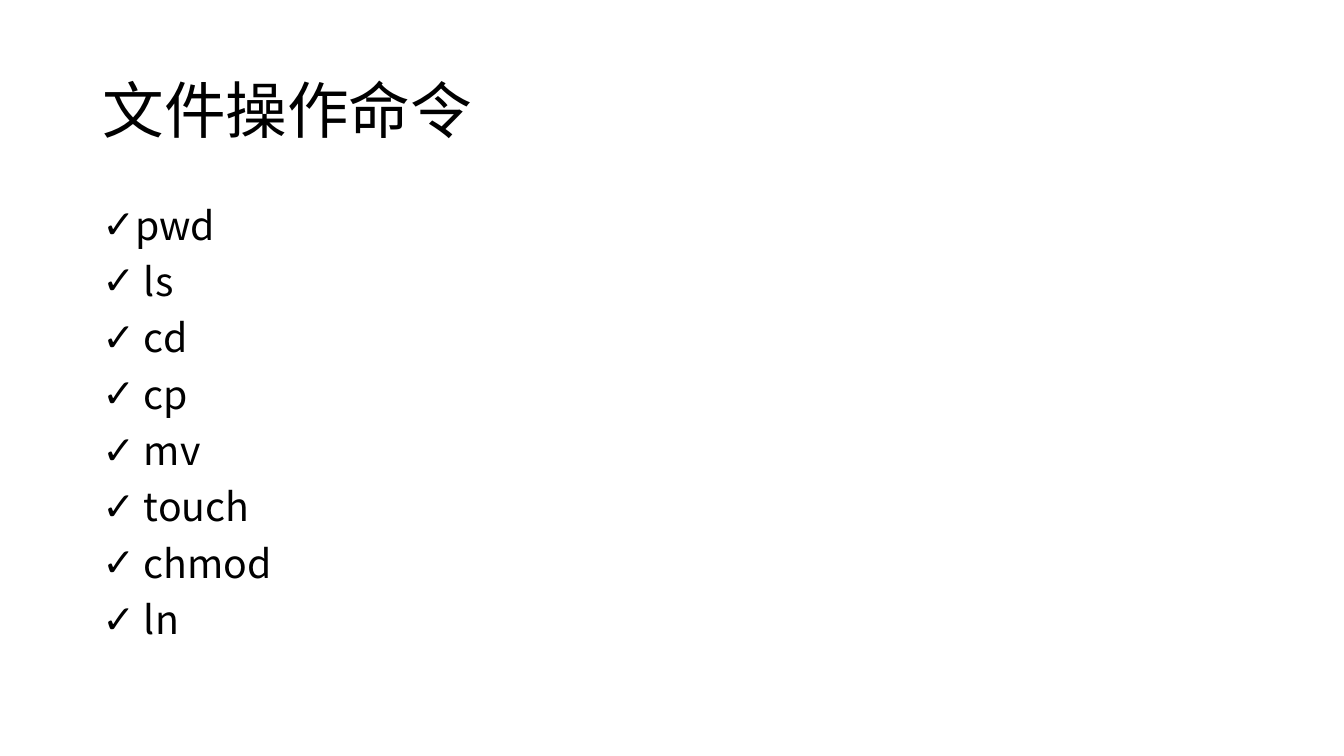
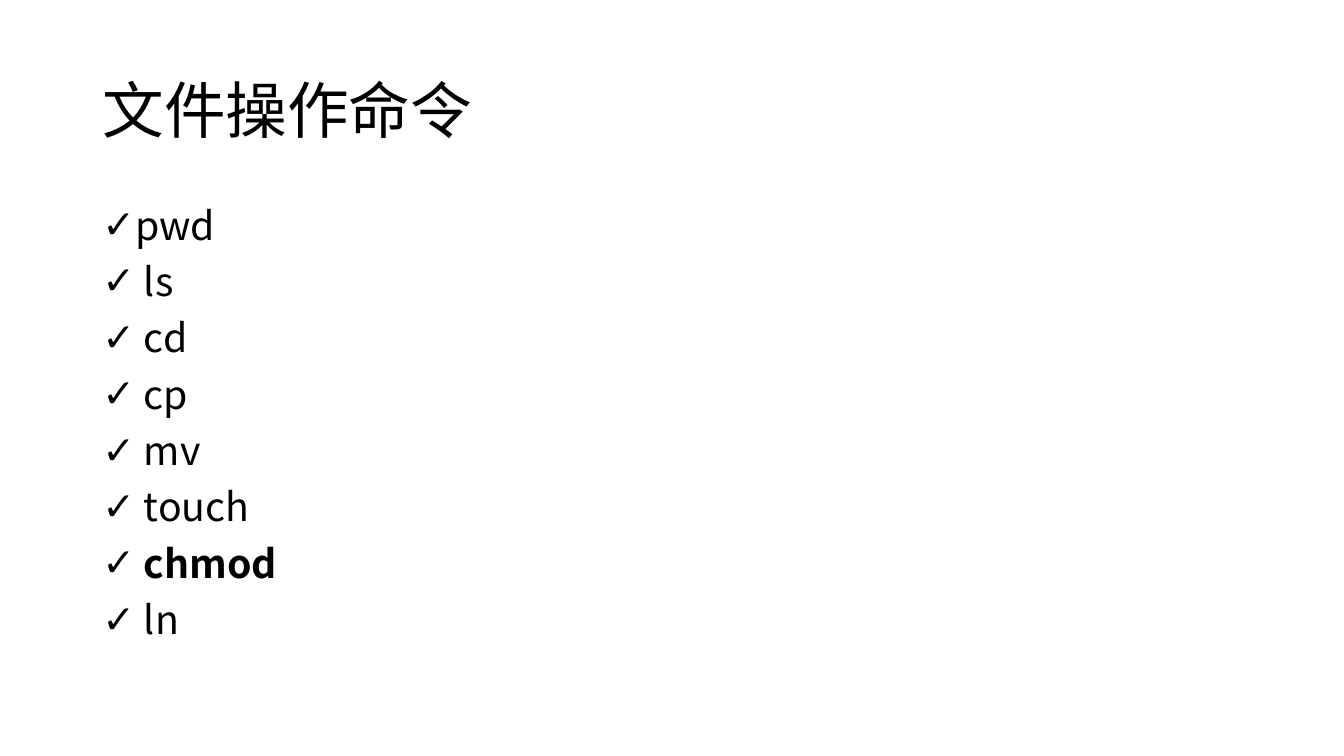
Before and after one commit to j-w-huang/embed-course, a slide deck: slide 13 of ch3/ch3-2.pptx. Drawn at 1344x756 pixels with LibreOffice and Linux fonts; fonts in the diff are those of the drawing. Boxes give left, top, right and bottom in pixels: in the first picture for what was removed or moved away, otherwise in the second. Text is boxed around its words. In the diff, an @@ line names an element or a change of style, - is before the commit and + after.

```diff
--- a/ch3/ch3-2.pptx
+++ b/ch3/ch3-2.pptx
@@ text at (x1=144, y1=546, x2=277, y2=579): bold on in "chmod" @@
```
Also in this commit, not shown: 2 other slides changed, 9 other files.
